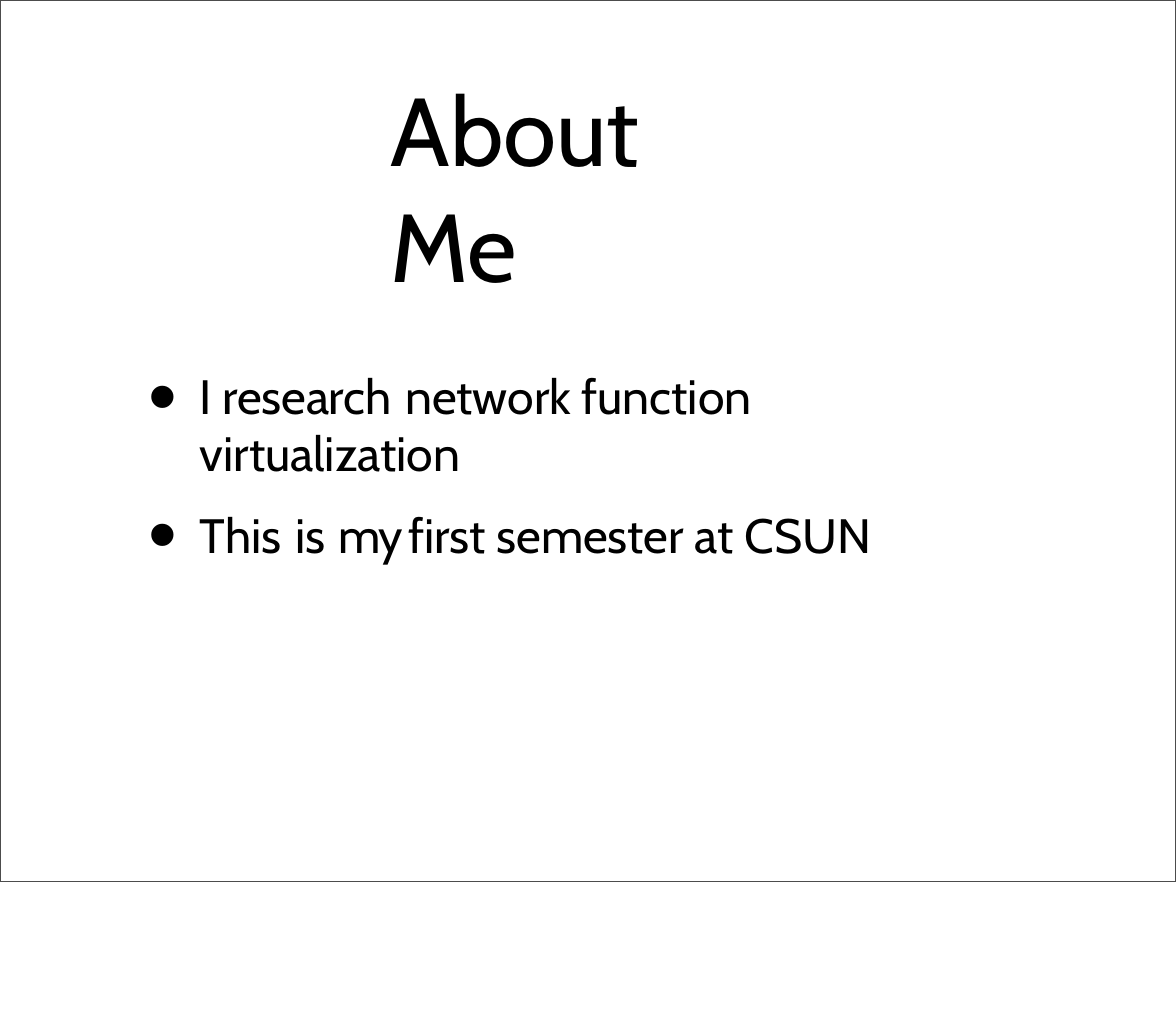
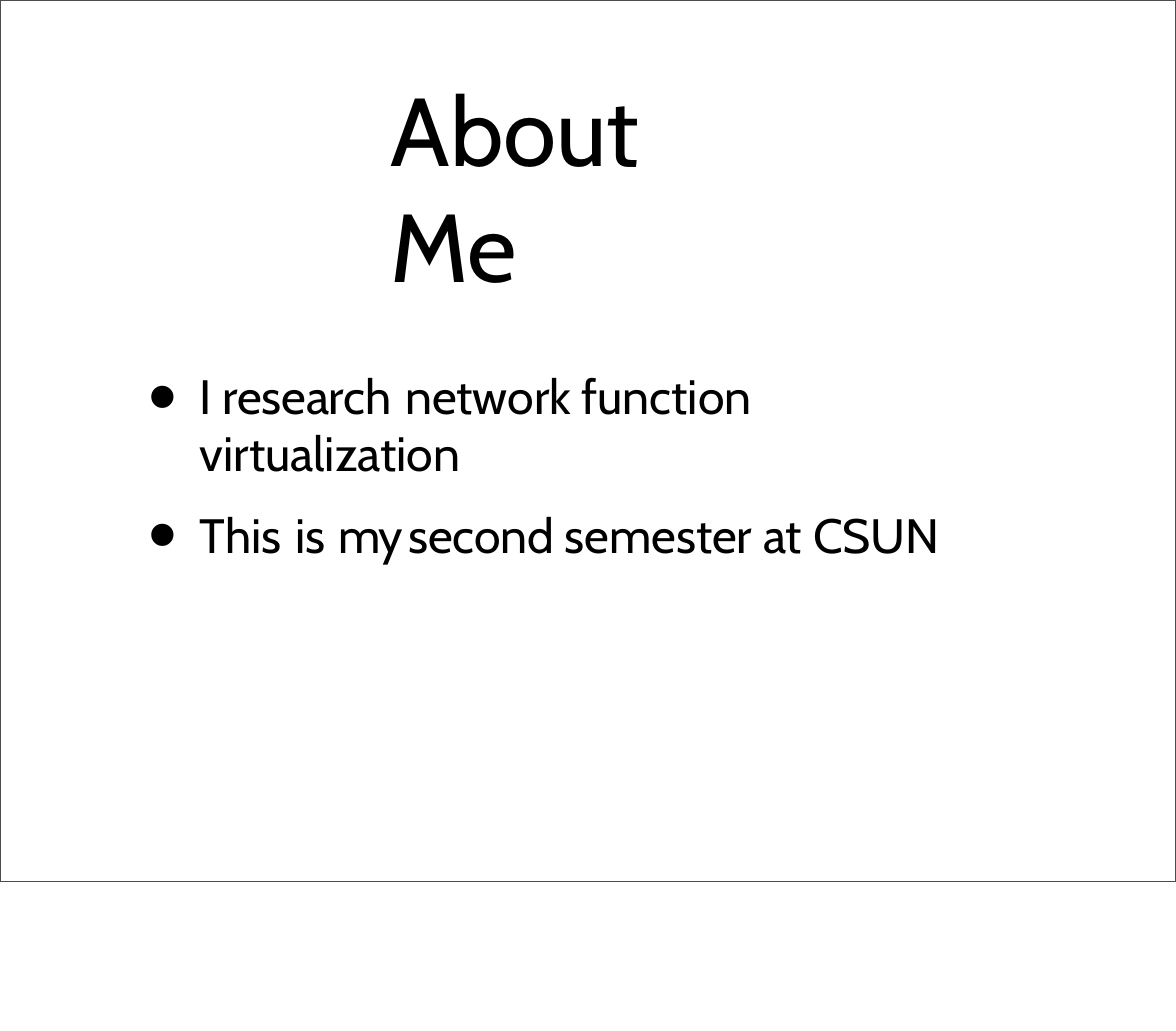
Before and after one commit to mjalalit/COMP110, a slide deck: slide 2 of lecture/week_1/week_1_notes_1.pptx. Drawn at 1176x1031 pixels with LibreOffice and Linux fonts; fonts in the diff are those of the drawing. Boxes give left, top, right and bottom in pixels: in the first picture for what was removed or moved away, otherwise in the second. Text is boxed around its words. In the diff, an @@ line names an element or a change of style, - is before the commit and + after.

```diff
--- a/lecture/week_1/week_1_notes_1.pptx
+++ b/lecture/week_1/week_1_notes_1.pptx
@@ text at [200,516,940,565]: text changed @@
-• This is my first semester at CSUN
+• This is my second semester at CSUN
```
Also in this commit, not shown: 1 slide added, 5 other files.
